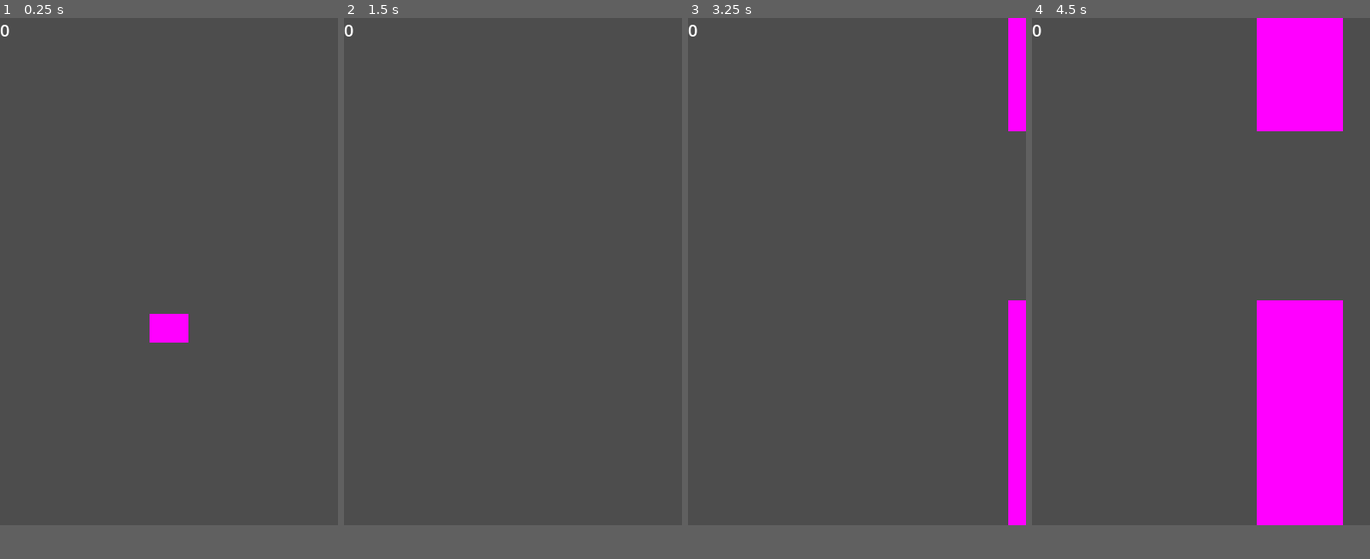
Above: before the commit, frames 1-4 (left to right).
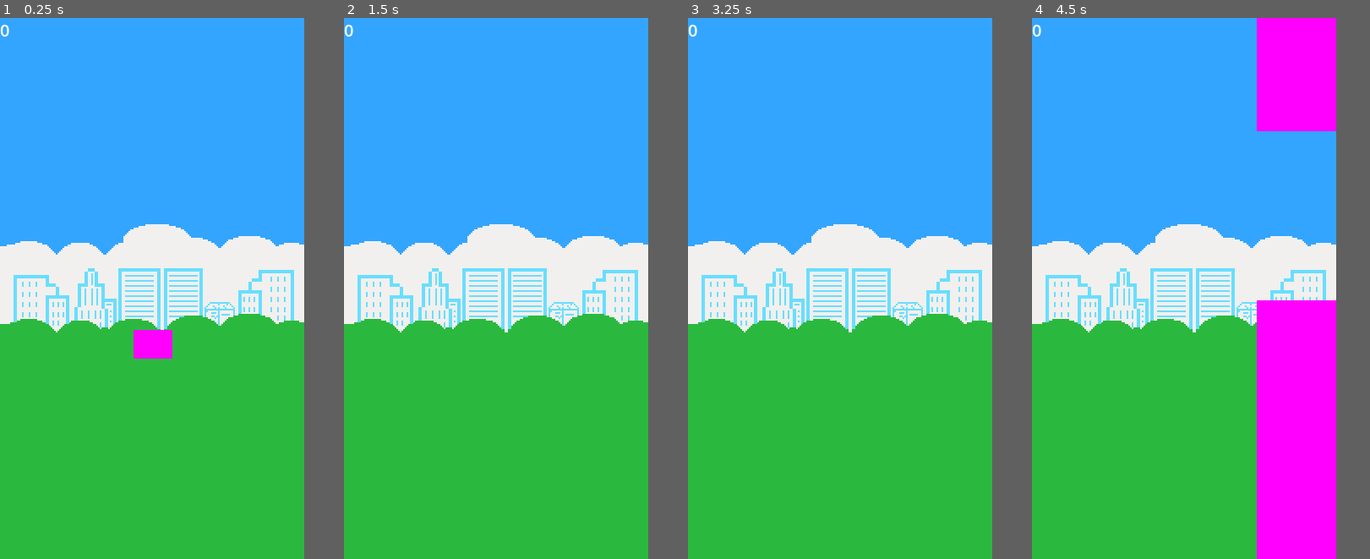
Above: after the commit, the same moments.

Repository: davidward462/flappy-bird
Game: Godot game, scene res://scenes/game.tscn
Same seed, same stepped clock (60 frames per second), same inputs: the game is played once before the commit and once after it.
Inputs:
- Up to frame 1 (0.25 s): no input
- Up to frame 2 (1.5 s): tap Space (jump) at 0.77 s; tap Enter at 1.25 s
- Up to frame 3 (3.25 s): tap Space (jump) at 1.52, 3.02 s; tap R (restart) at 2, 2.75 s
- Up to frame 4 (4.5 s): tap Space (jump) at 3.77 s
In our replay, the window is 400x600 before the commit and 360x640 after it. These sizes can differ from the game's own. Grey fills any space a smaller window leaves; there, only what the larger window draws over its background counts as a difference.

The runs differ from the first frame. In frame 1, 84% of the frame differs, in the area x 0-90%, y 0-94%; in frame 2, 84%; in frame 3, 88%, in the area x 0-100%, y 0-94%; in frame 4, 72%.

Commit message:
add background and resize canvas

Diff:
--- a/project.godot
+++ b/project.godot
@@ -17,8 +17,8 @@
 
 [display]
 
-window/size/viewport_width=400
-window/size/viewport_height=600
+window/size/viewport_width=360
+window/size/viewport_height=640
 
 [global_group]
 
--- a/scenes/game.tscn
+++ b/scenes/game.tscn
@@ -1,7 +1,8 @@
-[gd_scene load_steps=3 format=3 uid="uid://bssr8a8i1nlbg"]
+[gd_scene load_steps=4 format=3 uid="uid://bssr8a8i1nlbg"]
 
 [ext_resource type="Script" path="res://scripts/game.gd" id="1_2cm83"]
 [ext_resource type="PackedScene" uid="uid://bfso104brjspo" path="res://scenes/player.tscn" id="1_kf1n1"]
+[ext_resource type="Texture2D" uid="uid://c04q0whkcr0q1" path="res://assets/sprites/bg.png" id="3_y8sia"]
 
 [node name="Game" type="Node" groups=["existing_walls"]]
 script = ExtResource("1_2cm83")
@@ -15,11 +16,19 @@
 metadata/_edit_use_anchors_ = true
 
 [node name="Camera2D" type="Camera2D" parent="."]
-position = Vector2(200, 300)
+position = Vector2(180, 320)
 
 [node name="Player" parent="." instance=ExtResource("1_kf1n1")]
-position = Vector2(200, 300)
+position = Vector2(181, 319)
 
 [node name="Timer" type="Timer" parent="."]
 wait_time = 3.0
 autostart = true
+
+[node name="ParallaxBackground" type="ParallaxBackground" parent="."]
+
+[node name="ParallaxLayer" type="ParallaxLayer" parent="ParallaxBackground"]
+
+[node name="Sprite2D" type="Sprite2D" parent="ParallaxBackground/ParallaxLayer"]
+position = Vector2(180, 320)
+texture = ExtResource("3_y8sia")
Binary file added: assets/sprites/bg.png
Not shown, added: assets/sprites/bg.png.import
